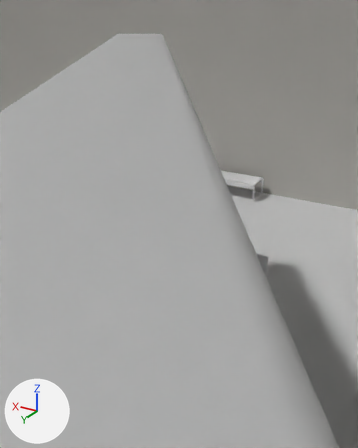
One commit to the FBX model Assets/Scenes/Gallery/Meshes/New_artgallery01.fbx: the scene before it, then after it.
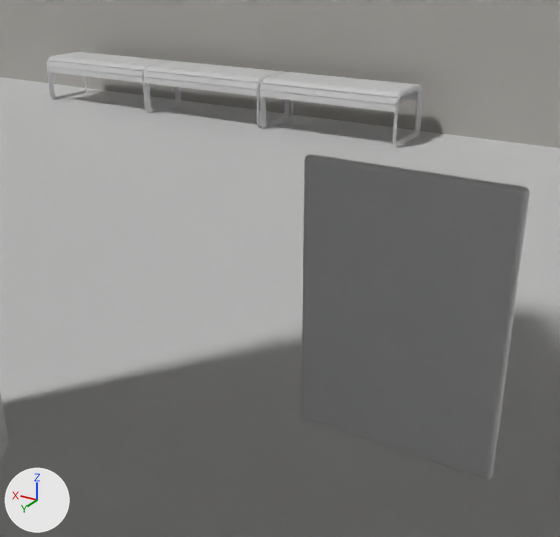
Each version appears first from a camera (50 mm lens) standing at (-0.22, -8.63, 7.76) and looking at (5.47, -18.11, 3.02), and next in a close-up from a camera (50 mm lens) standing at (2.93, -16.77, 3.01) and looking at (4.0, -18.55, 2.12). The axes (+X, +Y, +Z) are drawn at lower left. The lights are the same throughout. Where no turn or scale is listed for an object, it has been applied to the vertices.

Before the edit, the objects in view are built like this:
```python
me_modern_bench_1_wood_0_017 = bpy.data.meshes.new('Modern Bench 1_Wood_0.017')
me_modern_bench_1_wood_0_017.from_pydata(...)  # 1056 vertices, 1974 faces; spans x -1.31..1.31, y -0.56..0.56, z -0.8..0.11
# faces by material slot: [572, 1402]
me_modern_bench_1_wood_0_017.materials.append(mat_wood_001)  # white #e7e7e7
me_modern_bench_1_wood_0_017.materials.append(mat_stainless_steel_001)  # white #e7e7e7
me_立方体_038 = bpy.data.meshes.new('立方体.038')
me_立方体_038.from_pydata(...)  # 34 vertices, 22 faces; spans x -39.0..32.1, y -36.3..32.8, z 0.0
me_立方体_038.materials.append(mat_woodenfloor)  # white #e7e7e7
me_立方体_058 = bpy.data.meshes.new('立方体.058')
me_立方体_058.from_pydata(...)  # 384 vertices, 386 faces; spans x -0.32..0.32, y -0.017..0.017, z -0.447..0.447
# faces by material slot: [277, 109]
me_立方体_058.materials.append(mat_te_paper)  # white #e7e7e7
me_立方体_058.materials.append(mat_board)  # white #e7e7e7
ob_board1_003 = bpy.data.objects.new('Board1.003', me_立方体_058)
ob_board1_003.location = (3.675, -18.678, 1.989)
ob_floor_001 = bpy.data.objects.new('Floor.001', me_立方体_038)
ob_floor_001.location = (13.106, 3.861, -0.195)
ob_modern_bench_1_wood_0_013 = bpy.data.objects.new('Modern Bench 1_Wood_0.013', me_modern_bench_1_wood_0_017)
ob_modern_bench_1_wood_0_013.location = (11.687, -28.985, 0.581)
# also in view: 'Modern Bench 1_Wood_0.012' at (9.05, -28.99, 0.23); 'Wall.002' at (11.37, 2.28, 6.38); 'Modern Bench 1_Wood_0.014' at (14.3, -28.99, 0.23)
```
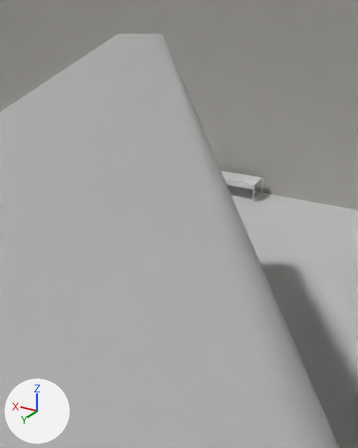
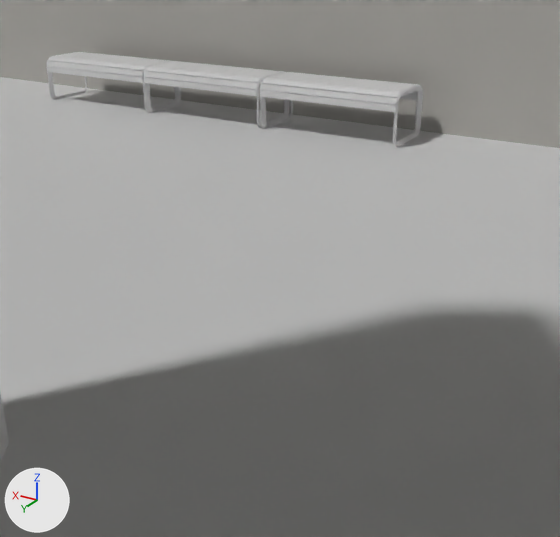
What changed in the scene script:
```text
Remove ob_board1_003:
    ob_board1_003 = bpy.data.objects.new('Board1.003', me_立方体_058)
    ob_board1_003.location = (3.675, -18.678, 1.989)
```

Pixel boxes [x1, y1, x2, y2] of what changed, in the close-ups (560 x 537 px):
'Board1.003', deleted: before [301, 154, 530, 479]
    faces in mat_board (white #e7e7e7): [301, 157, 527, 479]
    faces in mat_te_paper (white #e7e7e7): [301, 154, 530, 479]
